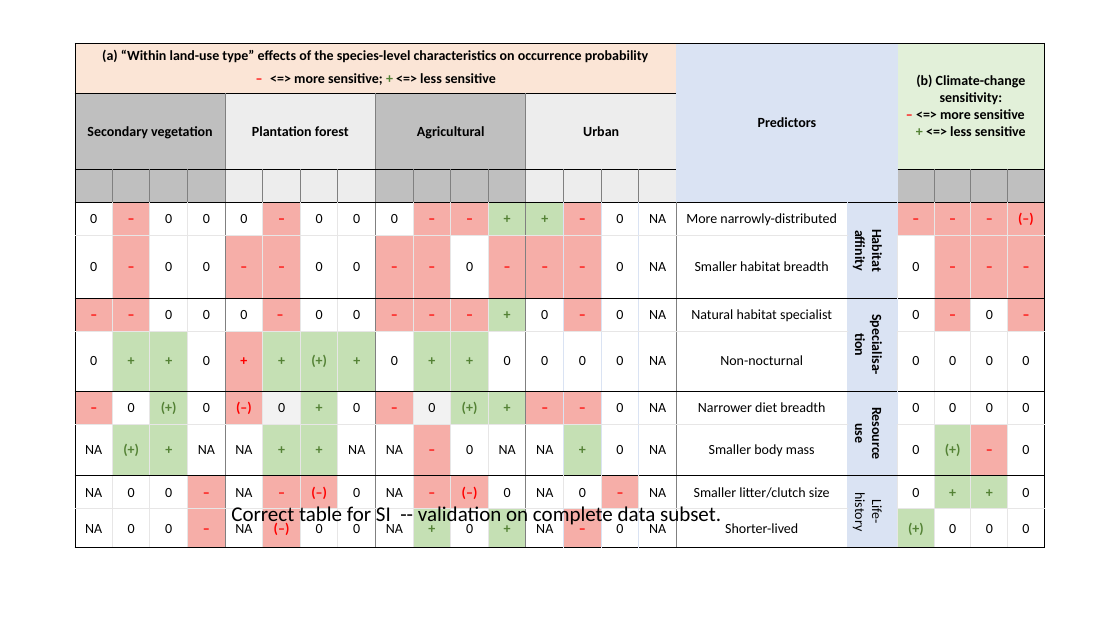
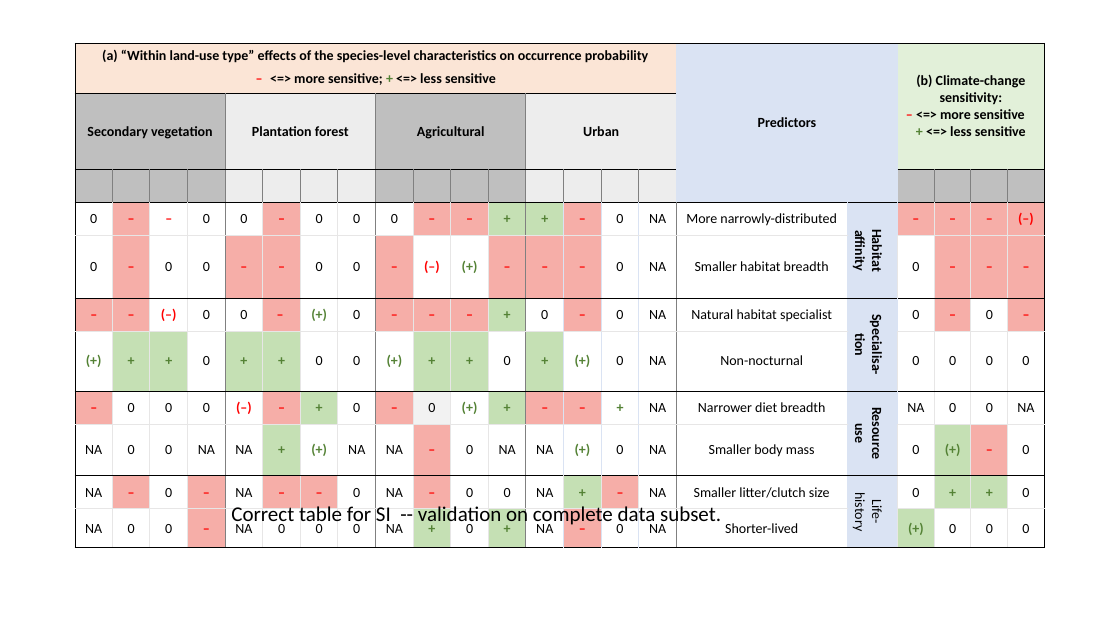
Before and after one commit to AdrienneEtard/Thesis, a slide deck: slide 3 of Thesis_docs/Chapter4/Synthesis_Figure_V2.pptx (slide 4 before the commit). Drawn at 1120x630 pixels with LibreOffice and Linux fonts; fonts in the diff are those of the drawing; background and template pictures are left out. Boxes give left, top, right and bottom in pixels: in the first picture for what was removed or moved away, otherwise in the second. Text is boxed around its words. In the diff, an @@ line names an element or a change of style, - is before the commit and + after.

```diff
--- a/Thesis_docs/Chapter4/Synthesis_Figure_V2.pptx
+++ b/Thesis_docs/Chapter4/Synthesis_Figure_V2.pptx
@@ table at bbox=[75, 44, 1048, 537] @@
-row 4, column 3: 0
+row 4, column 3: –
-row 5, column 10: –
+row 5, column 10: (–)
-row 5, column 11: 0
+row 5, column 11: (+)
-row 6, column 3: 0
+row 6, column 3: (–)
-row 6, column 7: 0
+row 6, column 7: (+)
-row 7: 0 | + | + | 0 | + | + | (+) | + | 0 | + | + | 0 | 0 | 0 | 0 | NA | Non-nocturnal |  | 0 | 0 | 0 | 0
+row 7: (+) | + | + | 0 | + | + | 0 | 0 | (+) | + | + | 0 | + | (+) | 0 | NA | Non-nocturnal |  | 0 | 0 | 0 | 0
-row 8: – | 0 | (+) | 0 | (–) | 0 | + | 0 | – | 0 | (+) | + | – | – | 0 | NA | Narrower diet breadth | Resource use | 0 | 0 | 0 | 0
+row 8: – | 0 | 0 | 0 | (–) | – | + | 0 | – | 0 | (+) | + | – | – | + | NA | Narrower diet breadth | Resource use | NA | 0 | 0 | NA
-row 9: NA | (+) | + | NA | NA | + | + | NA | NA | – | 0 | NA | NA | + | 0 | NA | Smaller body mass |  | 0 | (+) | – | 0
+row 9: NA | 0 | 0 | NA | NA | + | (+) | NA | NA | – | 0 | NA | NA | (+) | 0 | NA | Smaller body mass |  | 0 | (+) | – | 0
-row 10: NA | 0 | 0 | – | NA | – | (–) | 0 | NA | – | (–) | 0 | NA | 0 | – | NA | Smaller litter/clutch size | Life-history | 0 | + | + | 0
+row 10: NA | – | 0 | – | NA | – | – | 0 | NA | – | 0 | 0 | NA | + | – | NA | Smaller litter/clutch size | Life-history | 0 | + | + | 0
-row 11, column 6: (–)
+row 11, column 6: 0
@@ fill #F6AEA8 to #FFFFFF in row 5, column 10 @@
@@ fill #F6AEA8 to #C5E0B4 in row 7, column 5 @@
@@ fill #C5E0B4 to none in 8 cells @@
@@ fill none to #C5E0B4 in 2 cells @@
@@ fill #F6AEA8 to none in 3 cells @@
@@ fill #F2F2F2 to #F6AEA8 in row 8, column 6 @@
@@ fill none to #F6AEA8 in row 10, column 2 @@
@@ text colour #FF0000 to #548235 in "+" @@
```
Also in this commit, not shown: 1 other slide changed, 8 other files.
